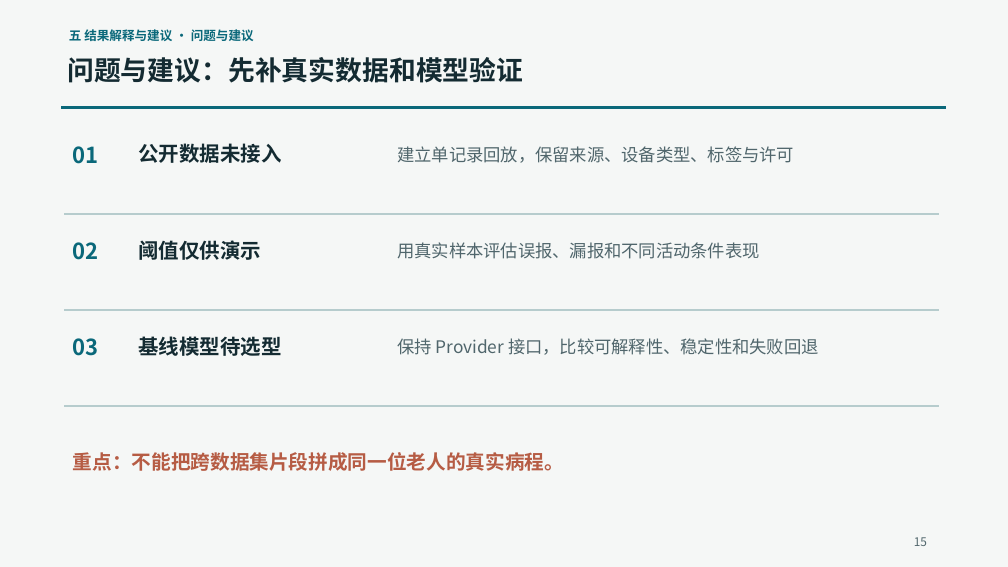
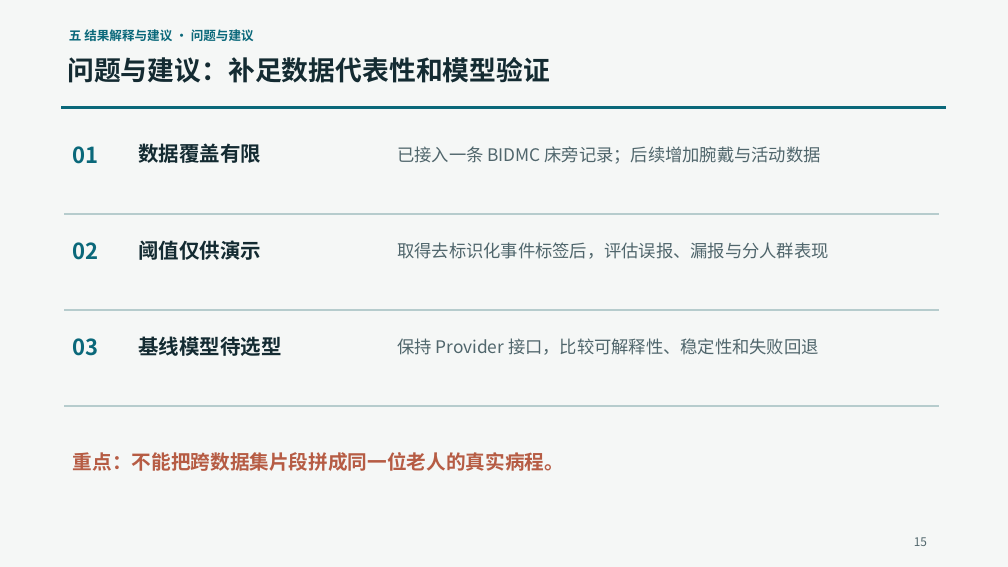
Before and after one commit to liee4/anmai-agent, a slide deck: slide 15 of presentation/output/【医疗-南京邮电大学-宋奕霖-安脉Agent】.pptx. Drawn at 1008x567 pixels with LibreOffice and Linux fonts; fonts in the diff are those of the drawing. Boxes give left, top, right and bottom in pixels: in the first picture for what was removed or moved away, otherwise in the second. Text is boxed around its words. In the diff, an @@ line names an element or a change of style, - is before the commit and + after.

```diff
--- a/presentation/output/【医疗-南京邮电大学-宋奕霖-安脉Agent】.pptx
+++ b/presentation/output/【医疗-南京邮电大学-宋奕霖-安脉Agent】.pptx
@@ text at [67,57,550,83]: text changed @@
-问题与建议：先补真实数据和模型验证
+问题与建议：补足数据代表性和模型验证
@@ text at [138,143,261,163]: text changed @@
-公开数据未接入
+数据覆盖有限
@@ text at [397,146,821,164]: text changed @@
-建立单记录回放，保留来源、设备类型、标签与许可
+已接入一条 BIDMC 床旁记录；后续增加腕戴与活动数据
@@ text at [397,242,829,259]: text changed @@
-用真实样本评估误报、漏报和不同活动条件表现
+取得去标识化事件标签后，评估误报、漏报与分人群表现
```
Also in this commit, not shown: 7 other slides changed, 7 other files.
